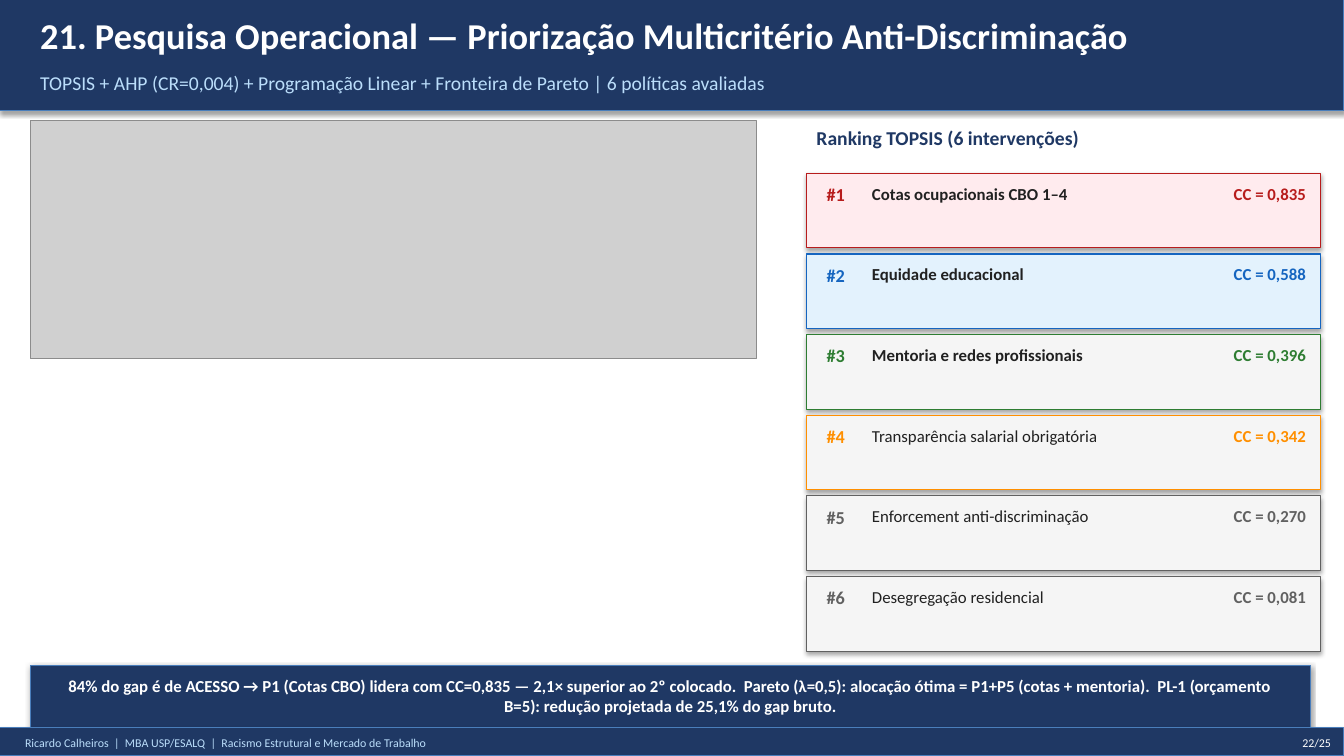
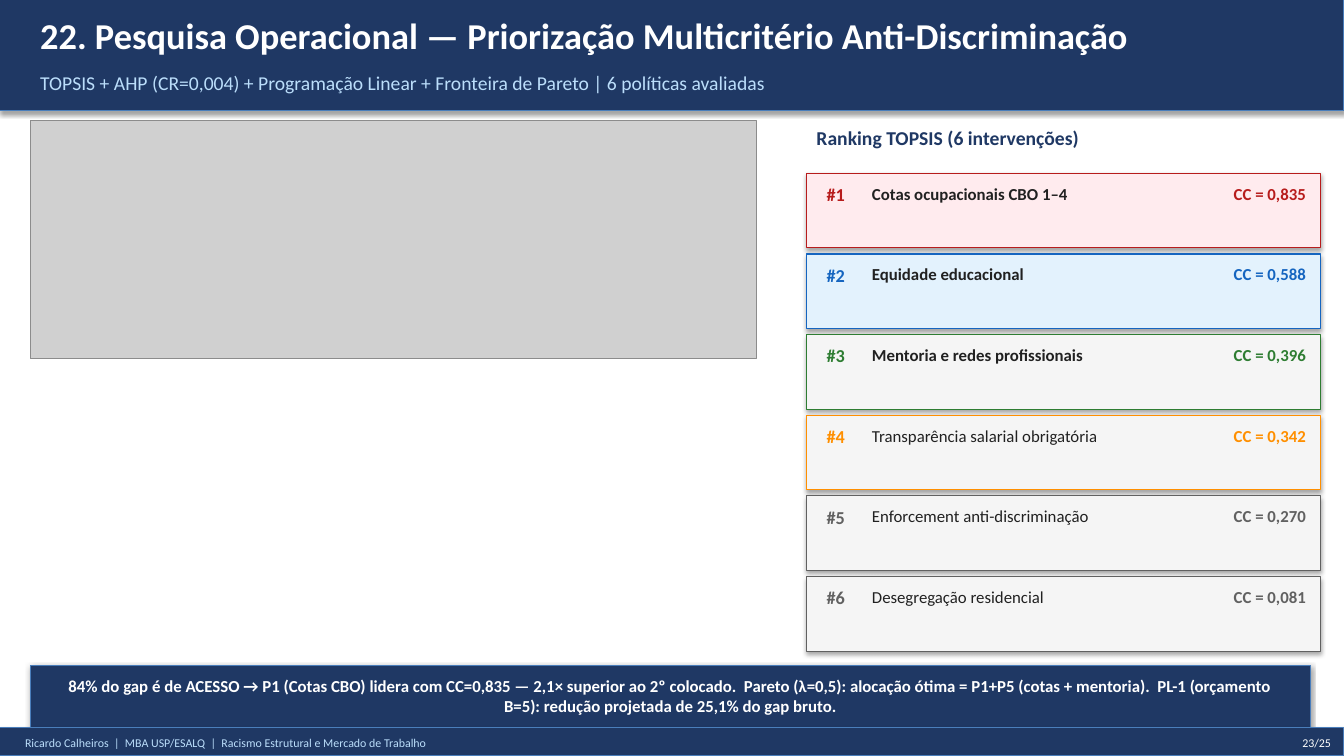
Before and after one commit to rickinrj-ux/ProjetoRacismoPNAD, a slide deck: slide 23 of apresentacao_tcc.pptx (slide 22 before the commit). Drawn at 1344x756 pixels with LibreOffice and Linux fonts; fonts in the diff are those of the drawing; grey boxes stand for pictures. Boxes give left, top, right and bottom in pixels: in the first picture for what was removed or moved away, otherwise in the second. Text is boxed around its words. In the diff, an @@ line names an element or a change of style, - is before the commit and + after.

```diff
--- a/apresentacao_tcc.pptx
+++ b/apresentacao_tcc.pptx
@@ text at bbox=[40, 23, 1128, 55]: text changed @@
-21. Pesquisa Operacional — Priorização Multicritério Anti-Discriminação
+22. Pesquisa Operacional — Priorização Multicritério Anti-Discriminação
@@ text at bbox=[1302, 739, 1331, 748]: text changed @@
-22/25
+23/25
```
Also in this commit, not shown: 8 other slides changed, 1 slide added, 1 other file.
